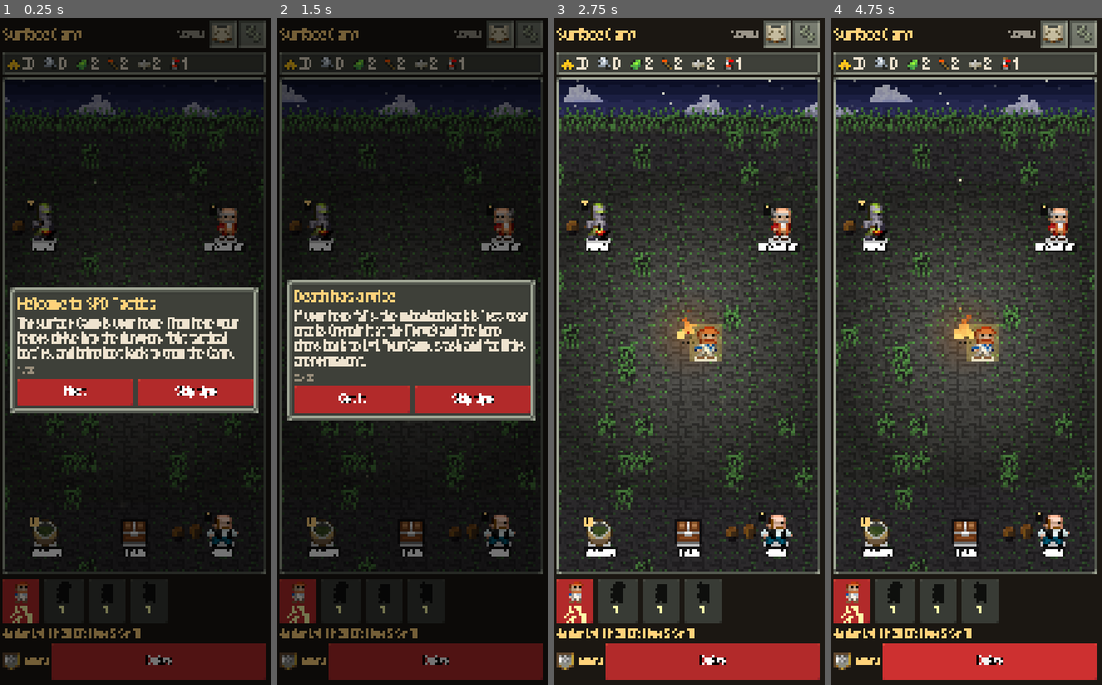
Above: before the commit, frames 1-4 (left to right).
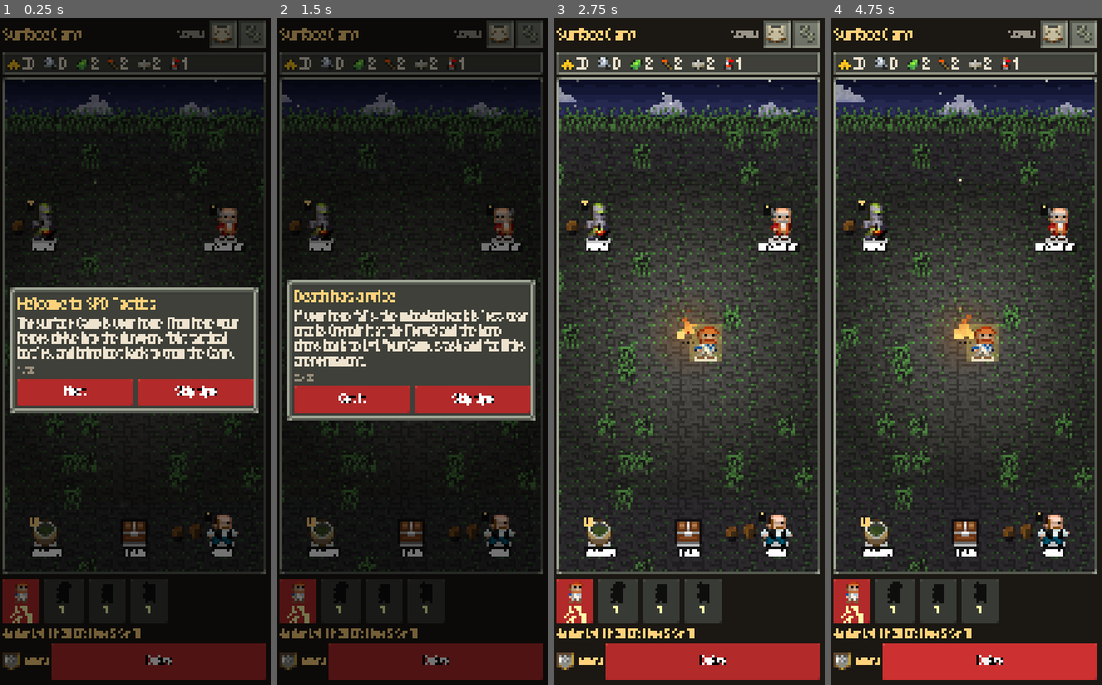
Above: after the commit, the same moments.

Repository: DaltonGoesFast/Idle-Pixel-Dungeon
Game: Godot game, scene res://scenes/main.tscn
Same seed, same stepped clock (60 frames per second), same inputs: the game is played once before the commit and once after it.
Inputs (mouse positions are in pixels of both pictures, inside the frame that each line leads up to):
- Up to frame 1 (0.25 s): no input
- Up to frame 2 (1.5 s): click "Next" at 0.5 s; click "Next" at 1.25 s
- Up to frame 3 (2.75 s): click "Skip tips" at 2 s
- Up to frame 4 (4.75 s): click (1053, 38) at 2.75 s; click "Lv1 Str 10" at 3.5 s; click "Delve" at 4.25 s

The runs differ from the first frame. In frame 1, 0.1% of the frame differs, in the area x 1-81%, y 11-15%; in frame 2, 0.6%; in frame 3, 0.9%; in frame 4, 1.1%, in the area x 1-97%, y 10-15%.

Commit message:
Slow camp cloud drift so the sky feels calmer.
Co-authored-by: Cursor <cursoragent@cursor.com>

Diff:
--- a/scripts/ui/camp_scene.gd
+++ b/scripts/ui/camp_scene.gd
@@ -324,7 +324,7 @@
 	for i in 3:
 		var cl: Rect2 = [Rect2(88, 0, 49, 20), Rect2(88, 20, 49, 22), Rect2(88, 42, 50, 18)][i]
 		var span := size.x + cl.size.x * kk
-		var drift := t * (14.0 + float(i) * 5.0) * kk   # ~14–24 px/s at scale 1
+		var drift := t * (5.0 + float(i) * 2.0) * kk   # ~5–9 px/s at scale 1; slow drift
 		var cx: float = fposmod(size.x * 0.06 + i * size.x / 2.5 + drift, span) - cl.size.x * kk
 		var cy := minf(4 * kk + i * 9 * kk, sky_h - cl.size.y * kk * 0.75)
 		draw_texture_rect_region(surface, Rect2(Vector2(cx, cy).floor(), cl.size * kk * 0.75), cl, Color(1, 1, 1, 0.55))
